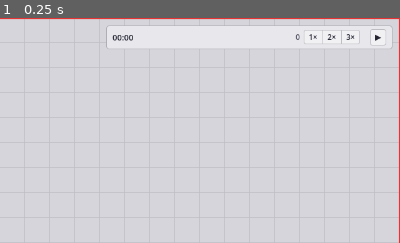
Above: before the commit, frame 1.
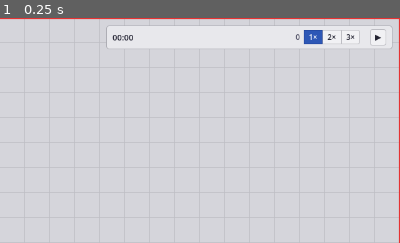
Above: after the commit, the same moment.

Repository: GMU-ASRC/astro-swarm
Game: Godot game, scene res://levels/Arena.tscn
Same seed, same stepped clock (60 frames per second), same inputs: the game is played once before the commit and once after it. This scene is started directly instead of the project's main scene.
Inputs:
- Up to frame 1 (0.25 s): no input
The pictures show only the part of the screen within x 50-100%, y 0-50%; the shares and areas given below are measured in that part.

The runs differ from the first frame. In frame 1, 0.3% of the frame differs, in the area x 76-81%, y 5-12%.
Error before the commit: Parse Error: Cannot infer the type of "dot_pos" variable because the value doesn't have a set type. (res://ui/hud/RadialMenu.gd:119)

Commit message:
Fixed radial menu types and TopBar speed paths

Diff:
--- a/ui/hud/RadialMenu.gd
+++ b/ui/hud/RadialMenu.gd
@@ -75,51 +75,51 @@
 	_draw_ring_shadow()
 
 	for i in range(_actions.size()):
-		var start_angle = -PI / 2.0 + i * step
-		var end_angle = start_angle + step
-		var action = _actions[i]
+		var start_angle: float = -PI / 2.0 + float(i) * step
+		var end_angle: float = start_angle + step
+		var action: Dictionary = _actions[i]
 		var accent: Color = action.get("color", Color(0.5, 0.5, 0.5, 1.0))
-		var is_hover := i == hover_index
+		var is_hover: bool = i == hover_index
 
-		var poly = PackedVector2Array()
+		var poly: PackedVector2Array = PackedVector2Array()
 		for j in range(segment_points + 1):
-			var t = start_angle + (end_angle - start_angle) * (j / float(segment_points))
+			var t: float = start_angle + (end_angle - start_angle) * (float(j) / float(segment_points))
 			poly.append(Vector2(cos(t), sin(t)) * outer_radius)
 		for j in range(segment_points + 1):
-			var t = end_angle - (end_angle - start_angle) * (j / float(segment_points))
+			var t: float = end_angle - (end_angle - start_angle) * (float(j) / float(segment_points))
 			poly.append(Vector2(cos(t), sin(t)) * inner_radius)
 
 		var fill: Color = accent if is_hover else SLICE_BG
 		center.draw_colored_polygon(poly, fill)
 
 	for i in range(_actions.size()):
-		var sep_angle = -PI / 2.0 + i * step
-		var p1 = Vector2(cos(sep_angle), sin(sep_angle)) * (inner_radius + 1.0)
-		var p2 = Vector2(cos(sep_angle), sin(sep_angle)) * (outer_radius - 1.0)
+		var sep_angle: float = -PI / 2.0 + float(i) * step
+		var p1: Vector2 = Vector2(cos(sep_angle), sin(sep_angle)) * (inner_radius + 1.0)
+		var p2: Vector2 = Vector2(cos(sep_angle), sin(sep_angle)) * (outer_radius - 1.0)
 		center.draw_line(p1, p2, SEP_COLOR, 1.0, true)
 
 	_draw_circle_outline(outer_radius, PANEL_BORDER, 1.5, segment_points * _actions.size())
 	_draw_circle_outline(inner_radius, PANEL_BORDER, 1.5, segment_points * _actions.size())
 
 	for i in range(_actions.size()):
-		var start_angle = -PI / 2.0 + i * step
-		var end_angle = start_angle + step
-		var action = _actions[i]
+		var start_angle: float = -PI / 2.0 + float(i) * step
+		var end_angle: float = start_angle + step
+		var action: Dictionary = _actions[i]
 		var accent: Color = action.get("color", Color(0.5, 0.5, 0.5, 1.0))
-		var is_hover := i == hover_index
-		var mid_angle = start_angle + step / 2.0
-		var mid_radius = (inner_radius + outer_radius) / 2.0
-		var center_pos = Vector2(cos(mid_angle), sin(mid_angle)) * mid_radius
+		var is_hover: bool = i == hover_index
+		var mid_angle: float = start_angle + step / 2.0
+		var mid_radius: float = (inner_radius + outer_radius) / 2.0
+		var center_pos: Vector2 = Vector2(cos(mid_angle), sin(mid_angle)) * mid_radius
 
 		var label: String = action.get("label", "")
 		var text_color: Color = TEXT_LIGHT if is_hover else TEXT_DARK
-		var text_size = font.get_string_size(label, HORIZONTAL_ALIGNMENT_CENTER, -1, font_size)
+		var text_size: Vector2 = font.get_string_size(label, HORIZONTAL_ALIGNMENT_CENTER, -1, font_size)
 
-		var dot_radius := 3.0
-		var dot_pos := center_pos + Vector2(0, -text_size.y * 0.5 - 6.0)
+		var dot_radius: float = 3.0
+		var dot_pos: Vector2 = center_pos + Vector2(0, -text_size.y * 0.5 - 6.0)
 		center.draw_circle(dot_pos, dot_radius, TEXT_LIGHT if is_hover else accent)
 
-		var text_pos = center_pos + Vector2(-text_size.x * 0.5, text_size.y * 0.35)
+		var text_pos: Vector2 = center_pos + Vector2(-text_size.x * 0.5, text_size.y * 0.35)
 		center.draw_string(font, text_pos, label, HORIZONTAL_ALIGNMENT_CENTER, -1, font_size, text_color)
 
 	_draw_hub()
@@ -150,20 +150,20 @@
 		y += (name_h if i == 0 else sub_h)
 
 func _draw_ring_shadow():
-	var pts := 96
-	var ring := PackedVector2Array()
-	var offset := Vector2(2, 4)
+	var pts: int = 96
+	var ring: PackedVector2Array = PackedVector2Array()
+	var offset: Vector2 = Vector2(2, 4)
 	for j in range(pts + 1):
-		var t = j / float(pts) * TAU
+		var t: float = float(j) / float(pts) * TAU
 		ring.append(Vector2(cos(t), sin(t)) * (outer_radius + 2.0) + offset)
 	for j in range(pts + 1):
-		var t = (1.0 - j / float(pts)) * TAU
+		var t: float = (1.0 - float(j) / float(pts)) * TAU
 		ring.append(Vector2(cos(t), sin(t)) * inner_radius + offset)
 	center.draw_colored_polygon(ring, SHADOW)
 
 func _draw_circle_outline(r: float, color: Color, width: float, segments: int):
-	var pts := PackedVector2Array()
+	var pts: PackedVector2Array = PackedVector2Array()
 	for j in range(segments + 1):
-		var t = j / float(segments) * TAU
+		var t: float = float(j) / float(segments) * TAU
 		pts.append(Vector2(cos(t), sin(t)) * r)
 	center.draw_polyline(pts, color, width, true)
--- a/ui/hud/TopBar.gd
+++ b/ui/hud/TopBar.gd
@@ -7,9 +7,9 @@
 @onready var count_label: Label = $Panel/HBox/CountLabel
 @onready var play_btn:    Button = $Panel/HBox/PlayButton
 @onready var stop_btn:    Button = $Panel/HBox/StopButton
-@onready var speed_1x:    Button = $Panel/HBox/Speed1x
-@onready var speed_2x:    Button = $Panel/HBox/Speed2x
-@onready var speed_3x:    Button = $Panel/HBox/Speed3x
+@onready var speed_1x:    Button = $Panel/HBox/SpeedBox/Speed1x
+@onready var speed_2x:    Button = $Panel/HBox/SpeedBox/Speed2x
+@onready var speed_3x:    Button = $Panel/HBox/SpeedBox/Speed3x
 
 var _last_paused: bool = true
 var _last_started: bool = false
